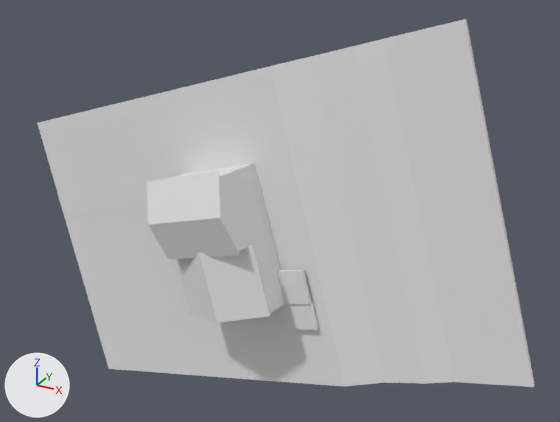
The OBJ model Datasets/UnifiedPreprocessed/Data/House/m439_unified.obj, before and after one commit.
Camera for both pictures: a camera (50 mm lens) standing at (0.631, -0.995, 0.561) and looking at (0.065, 0.033, 0.047). The axes (+X, +Y, +Z) are drawn at lower left. The lights are the same throughout. The first picture is the older version. Where no turn or scale is listed for an object, it has been applied to the vertices. Vertices at exactly the same position are counted once.

Before the edit, the objects in view are built like this:
```python
me_m439_unified = bpy.data.meshes.new('m439_unified')
me_m439_unified.from_pydata(...)  # 9383 vertices, 18588 faces; spans x -0.493..0.507, y -0.11..0.065, z -0.389..0.383
ob_m439_unified = bpy.data.objects.new('m439_unified', me_m439_unified)
ob_m439_unified.location = (0.0, 0.0, 0.0)
```
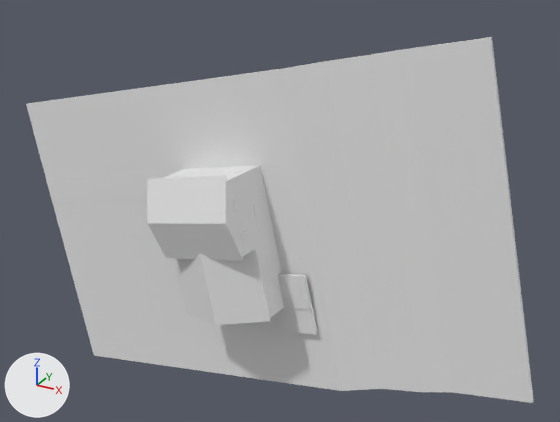
Where the change shows, as pixel boxes (x1, y1, x2, y2) in the pictures (560 x 422 px; the box of a moved part takes in the faces that stretch with it):
'm439_unified', reshaped: before (37, 19, 535, 387); after (26, 37, 534, 403)
part 1 of me_m439_unified, rebuilt (19% narrower): before (352, 39, 454, 384); after (370, 49, 452, 392)
part 2 of me_m439_unified, rebuilt (13% narrower): before (384, 19, 535, 387); after (403, 37, 534, 403)
part 3 of me_m439_unified, rebuilt (15% wider, 21% shorter): before (58, 177, 173, 218); after (46, 171, 178, 203)
part 4 of me_m439_unified, rebuilt: before (277, 269, 312, 304); after (278, 274, 312, 309)
part 5 of me_m439_unified, rebuilt: before (223, 309, 308, 384); after (219, 313, 304, 386)
part 6 of me_m439_unified, rebuilt: before (163, 75, 255, 173); after (165, 74, 260, 169)
part 7 of me_m439_unified, rebuilt (7% wider, 46% shorter): before (182, 163, 255, 175); after (182, 165, 260, 171)
part 8 of me_m439_unified, rebuilt (15% narrower): before (312, 47, 425, 384); after (326, 54, 422, 392)
part 9 of me_m439_unified, rebuilt: before (176, 165, 250, 178); after (165, 168, 255, 183)
part 10 of me_m439_unified, rebuilt (11% narrower): before (234, 66, 345, 387); after (242, 69, 341, 391)
part 11 of me_m439_unified, rebuilt (13% narrower): before (270, 56, 385, 387); after (282, 61, 382, 391)
part 12 of me_m439_unified, rebuilt: before (176, 245, 270, 323); after (173, 250, 270, 325)
part 13 of me_m439_unified, rebuilt: before (269, 303, 284, 314); after (270, 307, 283, 318)
part 14 of me_m439_unified, rebuilt: before (77, 92, 238, 379); after (70, 84, 230, 375)
part 15 of me_m439_unified, rebuilt: before (37, 113, 149, 372); after (26, 97, 137, 362)
part 16 of me_m439_unified, rebuilt: before (147, 171, 240, 259); after (147, 175, 243, 261)
part 17 of me_m439_unified, deleted: before (221, 164, 267, 268)
part 18 of me_m439_unified, moved or reshaped: before (224, 163, 318, 330); after (227, 165, 318, 334)

What changed in the scene script:
```text
Change me_m439_unified:
    remove me_m439_unified.from_pydata(...)  # 9383 vertices, 18588 faces; spans x -0.493..0.507, y -0.11..0.065, z -0.389..0.383
    add me_m439_unified.from_pydata(...)  # 4346 vertices, 8512 faces; spans x -0.494..0.506, y -0.113..0.045, z -0.367..0.362
    me_m439_unified part 1: the loose piece of 386 vertices spanning x 0.186..0.391, y -0.017..0.04, z -0.166..0.345 is rebuilt with 98 vertices and now spans x 0.214..0.385, y 0.001..0.038, z -0.196..0.333
    me_m439_unified part 2: the loose piece of 386 vertices spanning x 0.23..0.507, y -0.02..0.04, z -0.152..0.383 is rebuilt with 98 vertices and now spans x 0.26..0.506, y 0.002..0.038, z -0.185..0.362
    me_m439_unified part 3: the loose piece of 386 vertices spanning x -0.448..-0.097, y 0.013..0.048, z -0.076..0.083 is rebuilt with 98 vertices and now spans x -0.459..-0.096, y 0.008..0.032, z -0.041..0.093
    me_m439_unified part 4: the loose piece of 386 vertices spanning x 0.089..0.155, y -0.031..-0.016, z -0.087..-0.017 is rebuilt with 98 vertices and now spans x 0.089..0.153, y -0.024..-0.012, z -0.098..-0.029
    me_m439_unified part 5: the loose piece of 220 vertices spanning x -0.041..0.154, y -0.028..0.003, z -0.277..-0.087 is rebuilt with 98 vertices and now spans x -0.053..0.139, y -0.016..0.006, z -0.282..-0.098
    me_m439_unified part 6: the loose piece of 178 vertices spanning x -0.157..0.036, y 0.004..0.035, z 0.085..0.269 is rebuilt with 98 vertices and now spans x -0.142..0.048, y 0.001..0.023, z 0.097..0.275
    me_m439_unified part 7: the loose piece of 130 vertices spanning x -0.115..0.037, y -0.01..0.018, z 0.083..0.136 is rebuilt with 98 vertices and now spans x -0.11..0.048, y -0.013..0.011, z 0.094..0.135
    me_m439_unified part 8: the loose piece of 108 vertices spanning x 0.122..0.348, y -0.017..0.032, z -0.186..0.331 is rebuilt with 98 vertices and now spans x 0.148..0.34, y -0.001..0.03, z -0.212..0.323
    me_m439_unified part 9: the loose piece of 66 vertices spanning x -0.123..0.035, y -0.083..0.004, z 0.084..0.14 is rebuilt with 98 vertices and now spans x -0.115..0.047, y -0.087..-0.003, z 0.094..0.137
    me_m439_unified part 10: the loose piece of 48 vertices spanning x -0.008..0.223, y -0.034..0.022, z -0.227..0.292 is rebuilt with 98 vertices and now spans x 0.013..0.211, y -0.02..0.013, z -0.244..0.292
    me_m439_unified part 11: the loose piece of 41 vertices spanning x 0.06..0.283, y -0.034..0.032, z -0.205..0.31 is rebuilt with 98 vertices and now spans x 0.084..0.273, y -0.02..0.028, z -0.227..0.306
    me_m439_unified part 12: the loose piece of 24 vertices spanning x -0.092..0.109, y -0.1..-0.054, z -0.136..0.031 is rebuilt with 66 vertices and now spans x -0.094..0.107, y -0.098..-0.058, z -0.136..0.023
    me_m439_unified part 13: the loose piece of 23 vertices spanning x -0.049..0.107, y -0.078..-0.016, z -0.136..-0.081 is rebuilt with 98 vertices and now spans x -0.058..0.102, y -0.073..-0.014, z -0.135..-0.093
    me_m439_unified part 14: the loose piece of 22 vertices spanning x -0.376..0.005, y -0.014..0.055, z -0.35..0.22 is rebuilt with 98 vertices and now spans x -0.371..-0.017, y -0.006..0.037, z -0.338..0.237
    me_m439_unified part 15: the loose piece of 20 vertices spanning x -0.493..-0.214, y 0.005..0.065, z -0.389..0.147 is rebuilt with 98 vertices and now spans x -0.494..-0.246, y 0.008..0.045, z -0.367..0.181
    me_m439_unified part 16: the loose piece of 19 vertices spanning x -0.125..0.065, y -0.11..-0.068, z -0.028..0.148 is rebuilt with 66 vertices and now spans x -0.117..0.071, y -0.113..-0.077, z -0.024..0.146
    me_m439_unified part 17: 9 loose pieces with 3013 vertices, spanning x -0.119..0.08, y -0.092..0.003, z -0.012..0.14, are deleted
    me_m439_unified part 18: 3 vertices moved within x -0.015..-0.002, y -0.073..0.014, z -0.001..0.124; 2066 vertices removed from x -0.113..0.169, y -0.073..0.025, z -0.138..0.136; 1556 vertices added at x -0.112..0.163, y -0.093..0.023, z -0.146..0.137
    other edits to the shape of me_m439_unified do not show in these pictures
```
